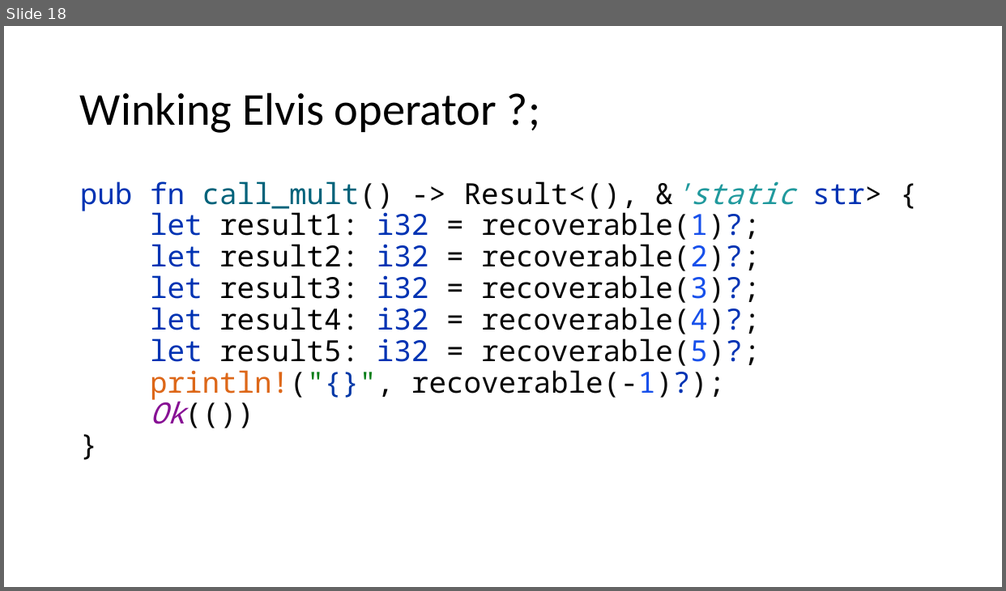
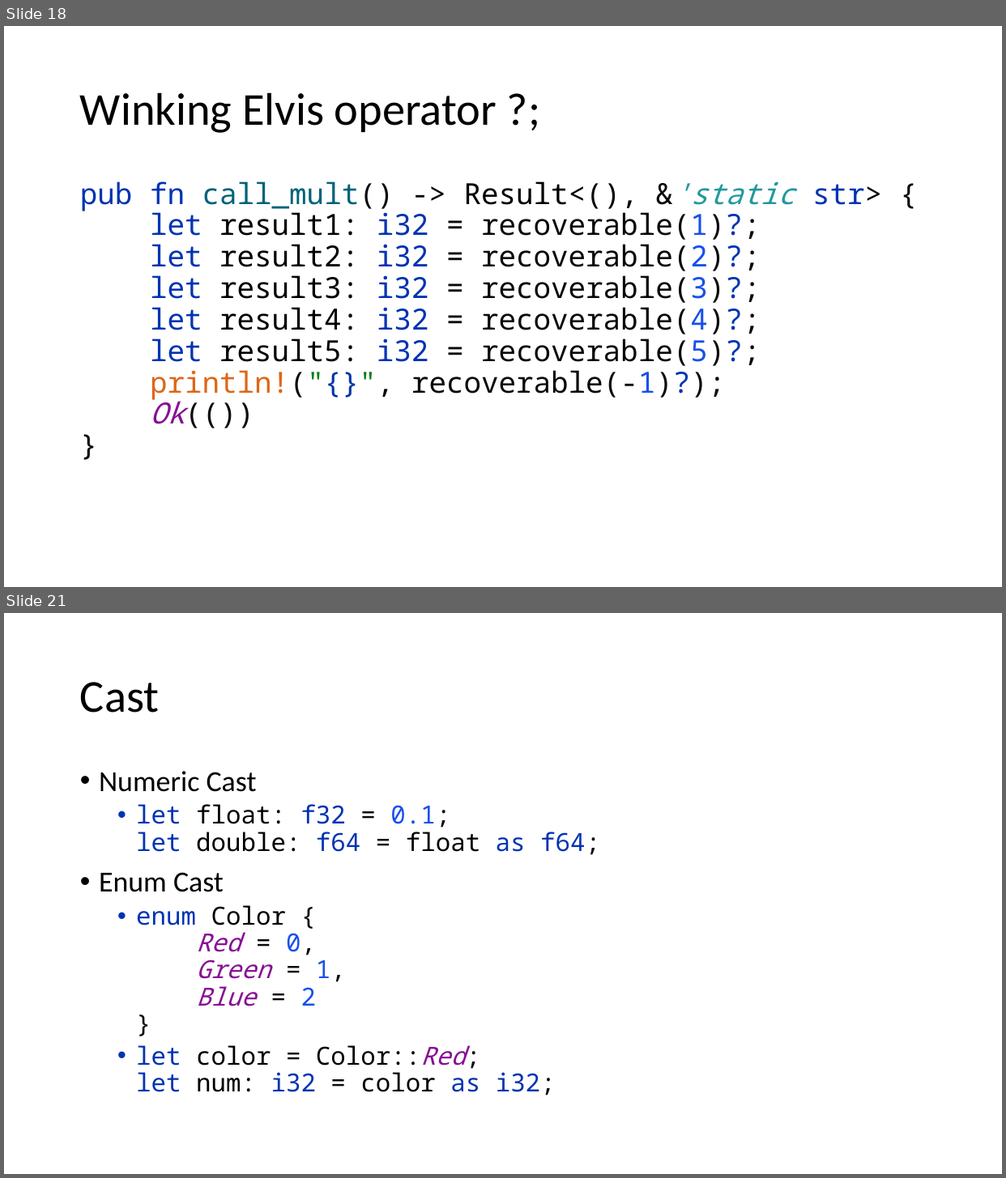
Before and after one commit to kugushev/course-rust-basics, a slide deck: src/10-Advanced/10-Advanced.pptx. Shown one above the other, each under a label of ours: slide 18 before the commit, slides 18 and 21 after it; the slides between them are not shown. The pictures are 1006x591 and 1006x1178 pixels, drawn with LibreOffice and Linux fonts; fonts in the diff are those of the drawing. Boxes give left, top, right and bottom in pixels: in the first picture for what was removed or moved away, otherwise in the second. Text is boxed around its words. In the diff, an @@ line names an element or a change of style, - is before the commit and + after.

```diff
--- a/src/10-Advanced/10-Advanced.pptx
+++ b/src/10-Advanced/10-Advanced.pptx
@@ slide 21 added at bbox=[4, 613, 1002, 1174], background #FFFFFF @@
@@ title added at bbox=[80, 682, 159, 713], 44 pt, text #000000 @@
+Cast
@@ text added at bbox=[99, 771, 600, 1096], 24 pt, text #000000 @@
+• Numeric Cast
+  • let float: f32 = 0.1;
+    let double: f64 = float as f64;
+• Enum Cast
+  • enum Color {
+    Red = 0,
+    Green = 1,
+    Blue = 2
+    }
+  • let color = Color::Red;
+    let num: i32 = color as i32;
```
Also in this commit, not shown: 27 other slides added, 1 slide removed, 2 other files.
